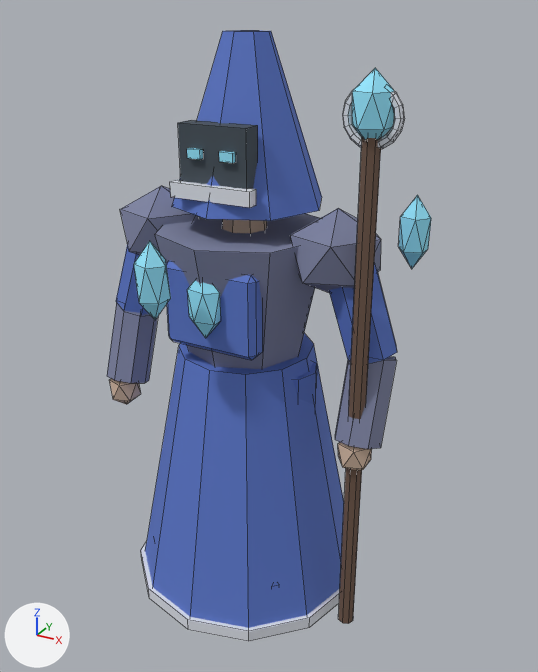
The Blender file ArtSource/SH10_Heroes_v01/Blender/SH10_Hero_Elaria.blend: old version first, new version second.
Rendered twice from a 50 mm camera at (1.3, -2.19, 2.2) aimed at (0.08, 0.03, 1.09). The axes (+X, +Y, +Z) are drawn at lower left. The lights are the same throughout. The first picture is the older version. Mesh edges are drawn as thin lines.

Names of what the first picture shows: 'SH10_Hero_Elaria'.
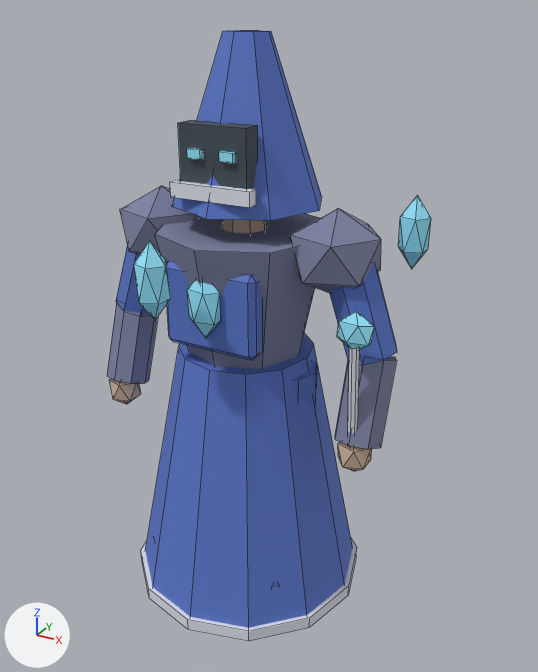
What differs and where, as boxes (x1, y1, x2, y2) in the pictures (538 x 672 px):
part 1 of me_cone_113, added (cyan): after (337, 311, 375, 350)
part 2 of me_cone_113, added: after (348, 347, 360, 447)
part 3 of me_cone_113, deleted: before (342, 89, 405, 149)
part 4 of me_cone_113, deleted (cyan): before (352, 68, 394, 140)
part 5 of me_cone_113, deleted (brown): before (338, 136, 382, 624)

The change, as a diff of the scene's bpy script:
```diff
--- a/ArtSource/SH10_Heroes_v01/Blender/SH10_Hero_Elaria.blend.py
+++ b/ArtSource/SH10_Heroes_v01/Blender/SH10_Hero_Elaria.blend.py
@@ me_cone_113 @@
 # used by ob_sh10_hero_elaria; location = (0.0, 0.0, 0.0)
 # verts and faces of me_cone_113; kept vertices keep their numbers, new ones are numbered from 564
 # before: 440 (0.5, -0.15, 0.05) at pixel (342, 622), 441 (0.5, -0.15, 1.9), 442 (0.48, -0.14, 0.05) at pixel (338, 619), 443 (0.48, -0.14, 1.9), 444 (0.47, -0.12, 0.05) at pixel (338, 614)
 # before: 445 (0.47, -0.12, 1.9), 446 (0.48, -0.1, 0.05), 447 (0.48, -0.1, 1.9), 448 (0.5, -0.09, 0.05), 449 (0.5, -0.09, 1.9)
 # before: 450 (0.52, -0.1, 0.05) at pixel (353, 616), 451 (0.52, -0.1, 1.9), 452 (0.53, -0.12, 0.05) at pixel (352, 620), 453 (0.53, -0.12, 1.9), 454 (0.52, -0.14, 0.05) at pixel (348, 623)
 # before: 455 (0.52, -0.14, 1.9)
-me_cone_113.from_pydata(...)  # 564 vertices, 536 faces; spans x -0.59..0.6, y -0.5..0.46, z 0.0..2.13
+me_cone_113.from_pydata(...)  # 468 vertices, 440 faces; spans x -0.59..0.6, y -0.5..0.46, z 0.0..2.13
+# me_cone_113 part 1: a new loose piece, an icosphere of 20 faces spanning x 0.437..0.563, y -0.196..-0.144, z 1.2..1.34, in mat_sh10_hero_elaria_soul (cyan #95e7ff)
+# me_cone_113 part 2: a new loose piece of 16 vertices spanning x 0.48..0.52, y -0.19..-0.12, z 0.78..1.22, in mat_sh10_hero_elaria_trim (white #e1e5ed)
+# me_cone_113 part 3: the loose piece of 96 vertices spanning x 0.41..0.6, y -0.13..-0.11, z 1.83..2.02 is deleted
+# me_cone_113 part 4: the loose piece of 12 vertices spanning x 0.44..0.56, y -0.18..-0.06, z 1.83..2.05 is deleted
+# me_cone_113 part 5
+delete_vertices([*range(440, 456)])  # with the faces that use them
 me_cone_113.materials.append(mat_sh10_hero_elaria_armor)
@@ me_cone_113 @@
 me_cone_113.materials.append(mat_sh10_hero_elaria_trim)
-me_cone_113.materials.append(mat_sh10_hero_elaria_wood)  # brown #6f5748
```
